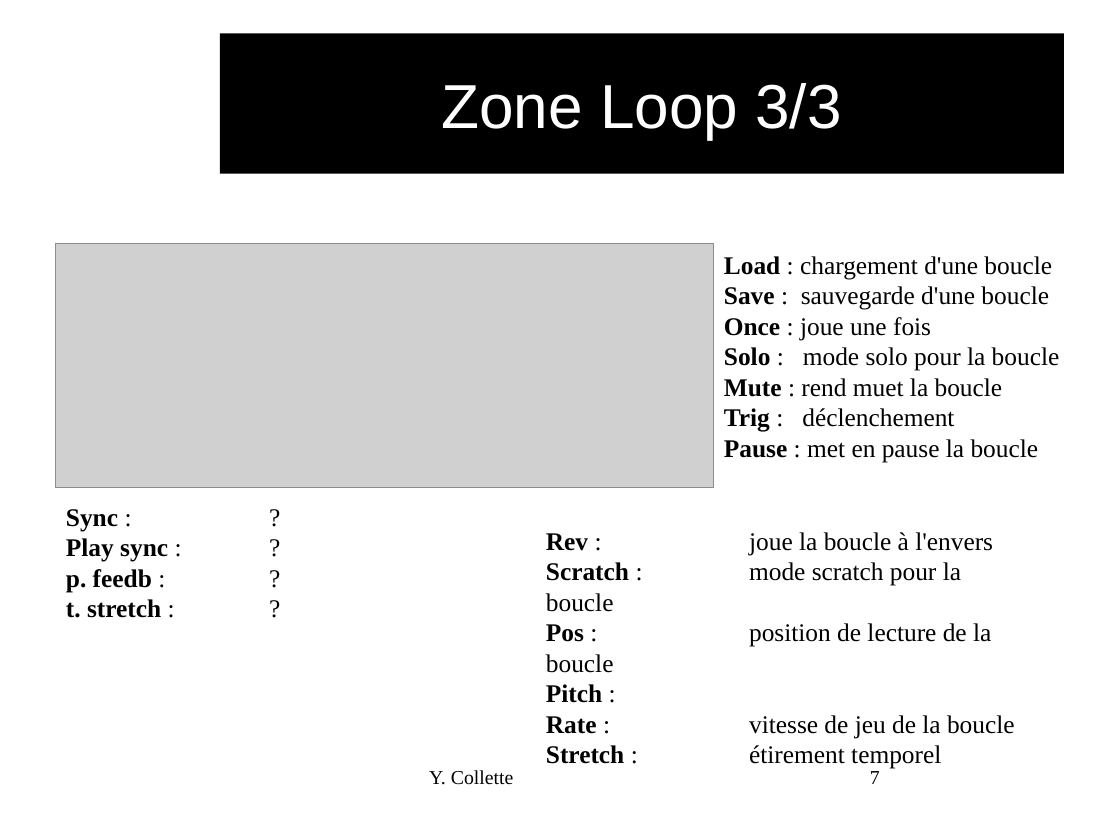
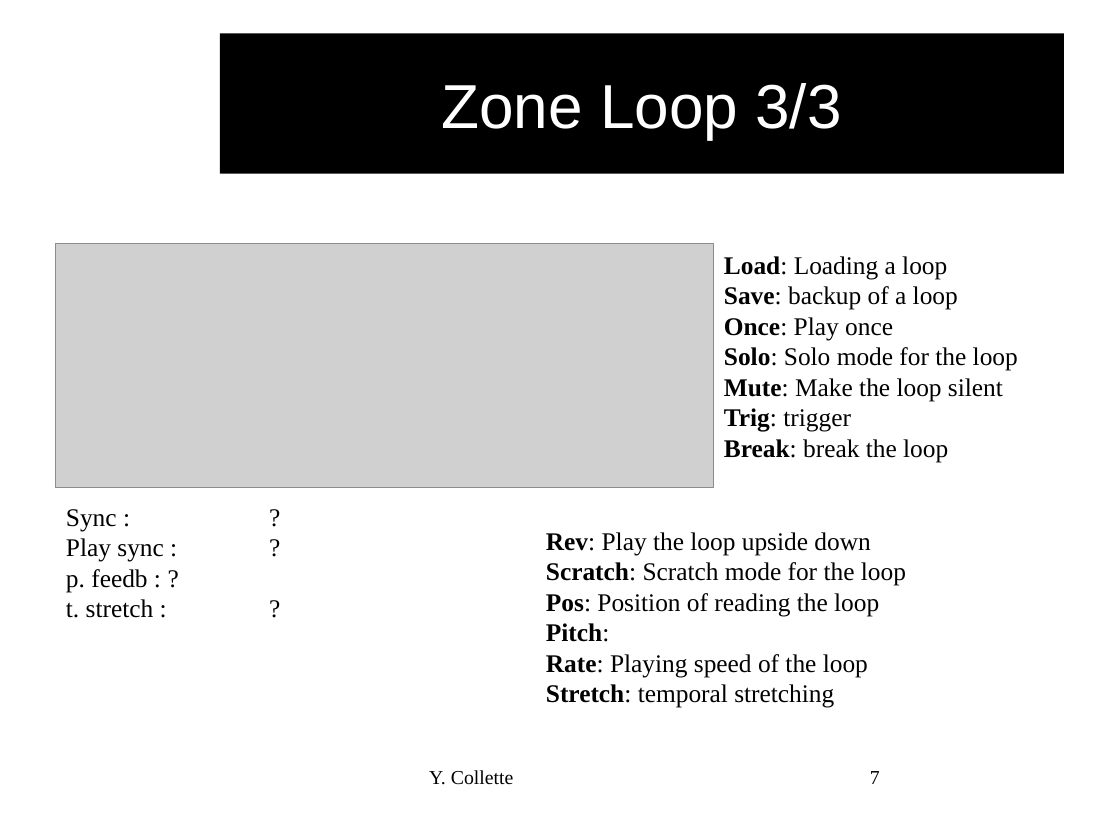
Before and after one commit to audinux/audinux.github.io, a slide deck: slide 7 of workshop/audio/SooperLooper.odp. Drawn at 1120x840 pixels with LibreOffice and Linux fonts; fonts in the diff are those of the drawing; grey boxes stand for pictures; background and template pictures are left out. Boxes give left, top, right and bottom in pixels: in the first picture for what was removed or moved away, otherwise in the second. Text is boxed around its words. In the diff, an @@ line names an element or a change of style, - is before the commit and + after.

```diff
--- a/workshop/audio/SooperLooper.odp
+++ b/workshop/audio/SooperLooper.odp
@@ text at [724, 256, 1018, 463]: text changed @@
-Load : chargement d'une boucle
-Save : sauvegarde d'une boucle
-Once : joue une fois
-Solo : mode solo pour la boucle
-Mute : rend muet la boucle
-Trig : déclenchement
-Pause : met en pause la boucle
+Load: Loading a loop
+Save: backup of a loop
+Once: Play once
+Solo: Solo mode for the loop
+Mute: Make the loop silent
+Trig: trigger
+Break: break the loop
@@ text "Sync : ?" at [66, 509, 164, 618]: bold off in "Sync", "Play sync", "p. feedb", "t. stretch" @@
@@ text at [546, 532, 906, 708]: text changed @@
-Rev : joue la boucle à l'envers
-Scratch : mode scratch pour la boucle
-Pos : position de lecture de la boucle
-Pitch :
-Rate : vitesse de jeu de la boucle
-Stretch : étirement temporel
+Rev: Play the loop upside down
+Scratch: Scratch mode for the loop
+Pos: Position of reading the loop
+Pitch:
+Rate: Playing speed of the loop
+Stretch: temporal stretching
```
Also in this commit, not shown: 6 other slides changed, 4 slides added, 4 slides removed, 3 other files.
